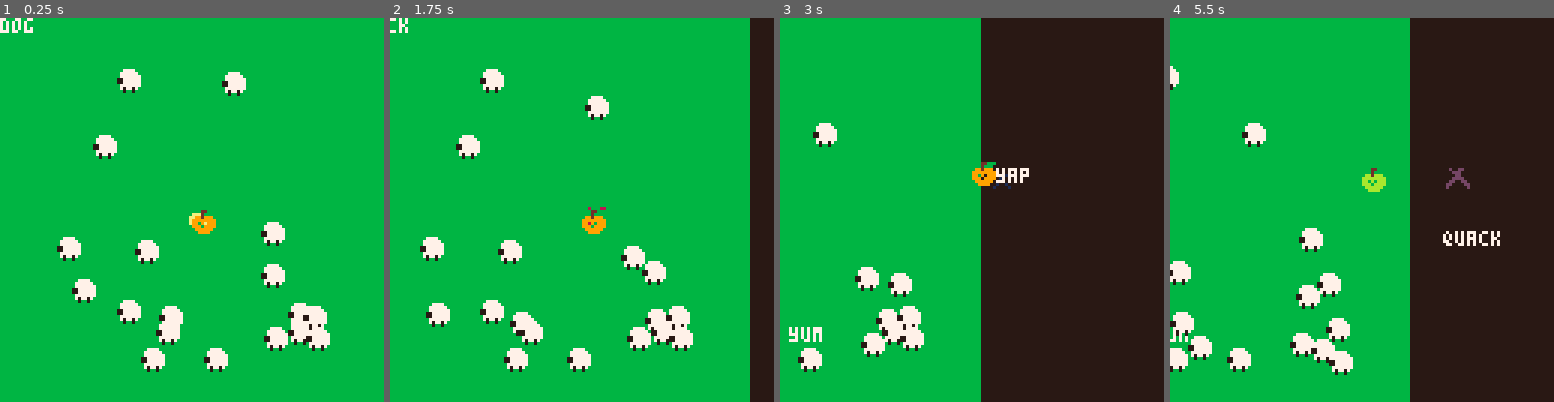
Above: before the commit, frames 1-4 (left to right).
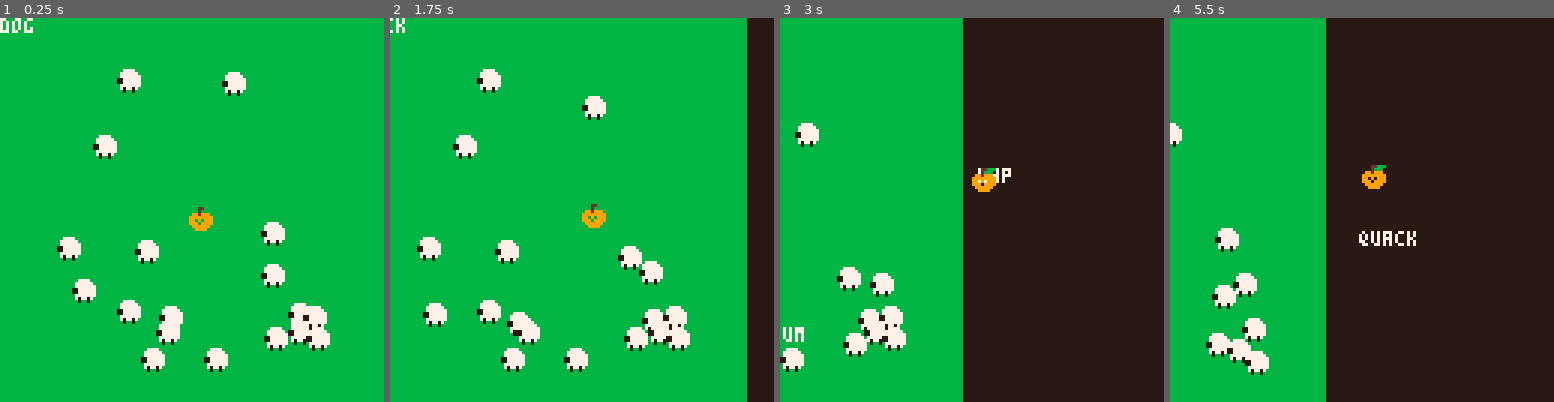
Above: after the commit, the same moments.

Repository: kitasuna/sheepdoggin
Game: PICO-8 cartridge sheepdoggin.p8
Two runs of this game, one before a commit and one after it. Both use one fixed random seed, a clock stepped at 60 frames per second and the inputs below.
Inputs:
- Up to frame 1 (0.25 s): no input
- Up to frame 2 (1.75 s): tap X (X key) at 0.33, 1.07 s; tap O (Z key) at 0.7, 1.7 s; hold Right from 1.6 s (still down)
- Up to frame 3 (3 s): tap X (X key) at 1.85, 2.97 s; release Right at 2.1 s; tap O (Z key) at 2.1, 2.5, 2.9 s; hold Up 2.15-2.42 s; hold Right from 2.47 s (still down)
- Up to frame 4 (5.5 s): release Right at 3.03 s; hold Left 3.08-3.58 s; tap O (Z key) every 0.4 s from 3.3 to 5.3 s; hold Down 3.63-3.97 s; hold Right 4.02-4.68 s; tap X (X key) at 4.08, 5.2 s; hold Up 4.73-5.03 s; hold Left from 5.08 s (still down)

The runs differ from the first frame. In frame 1, 0.2% of the frame differs, in the area x 49-57%, y 49-57%; in frame 2, 3.5%; in frame 3, 8.8%; in frame 4, 27%, in the area x 0-86%, y 0-100%.

Commit message:
integrated player functions

Diff:
--- a/animation.lua
+++ b/animation.lua
@@ -3,9 +3,9 @@
   p.x=64
   p.y=64
   p.frame=0  -- actual animation frame
-  p.anim_delay=15  -- the higher it is the slower animation transition
+  p.anim_delay=12  -- the higher it is the slower animation transition
   p.idle_frame=0  -- separate frame counter for idle
-  p.idle_delay=25  -- idle animation speed
+  p.idle_delay=17  -- idle animation speed
 end
 
 function _update_animation()
@@ -49,5 +49,5 @@
     end
   end
 
-  spr(sprite,x_follow,y_follow)
+  spr(sprite,player.x,player.y)
 end
--- a/camerafollow.lua
+++ b/camerafollow.lua
@@ -1,19 +1,7 @@
-function _camera_init()
- x_follow=64
- y_follow=64
-end
-
-function _camera_update()
- if btn(0) then x_follow-=1 end
- if btn(1) then x_follow+=1 end
- if btn(2) then y_follow-=1 end
- if btn(3) then y_follow+=1 end
-end
-
 function _camera_draw()
  --get player position and center camera
- cam_x=x_follow-64
- cam_y=y_follow-64
+ cam_x=player.x-64
+ cam_y=player.y-64
 
  --do not move camera outside borders
  cam_x=mid(0,cam_x,128)
--- a/player.lua
+++ b/player.lua
@@ -126,7 +126,6 @@
         end,
 
         draw = function(self)
-            spr(self.sprite, self.x, self.y)
             for b in all(objects) do
                 b:draw()
             end
--- a/sheepdoggin.p8
+++ b/sheepdoggin.p8
@@ -33,7 +33,6 @@
 
   __update = update_game
   __draw = draw_game
-  _camera_init()
   _init_animation()
 end
 
@@ -42,7 +41,6 @@
   local dt = _now - _last_ts
   __update(dt)
   _last_ts = _now
-  _camera_update()
   _update_animation()
 end
 
